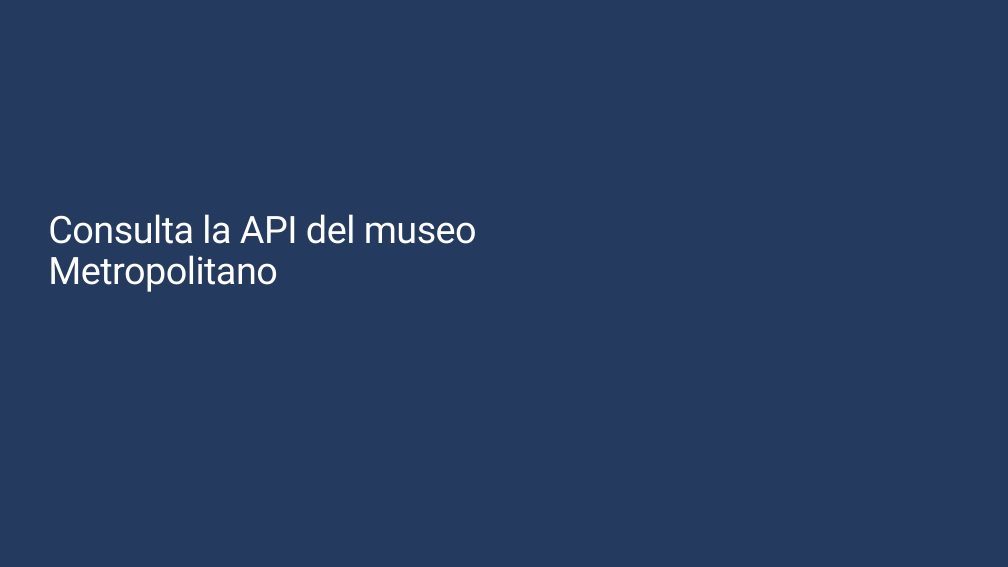
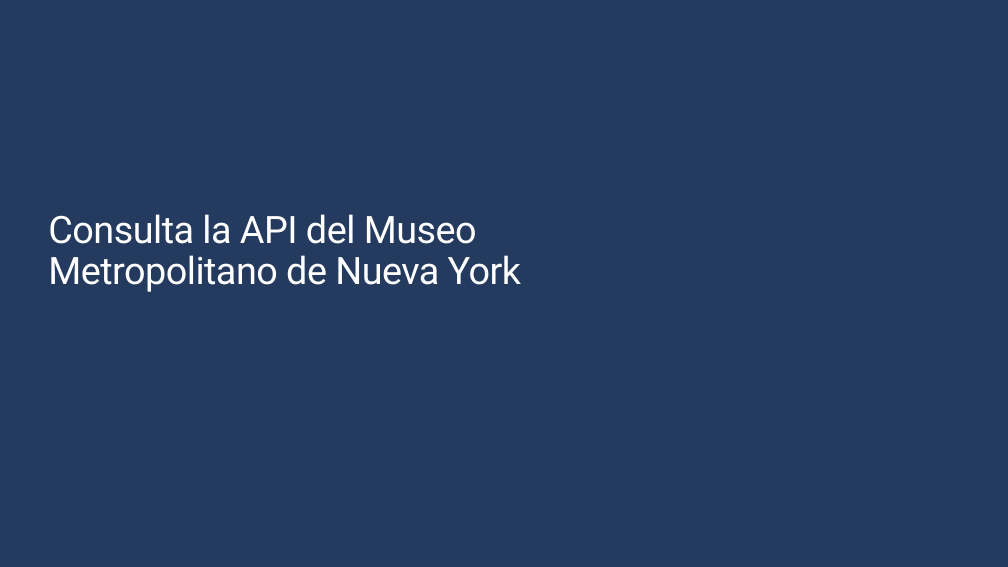
Before and after one commit to microsoft/workshop-library, a slide deck: slide 10 of short/explore-art-rest-api/translations/es/slides.es.pptx. Drawn at 1008x567 pixels with LibreOffice and Linux fonts; fonts in the diff are those of the drawing; background and template pictures are left out. Boxes give left, top, right and bottom in pixels: in the first picture for what was removed or moved away, otherwise in the second. Text is boxed around its words. In the diff, an @@ line names an element or a change of style, - is before the commit and + after.

```diff
--- a/short/explore-art-rest-api/translations/es/slides.es.pptx
+++ b/short/explore-art-rest-api/translations/es/slides.es.pptx
@@ title at bbox=[48, 214, 521, 292]: text changed @@
-Consulta la API del museo Metropolitano
+Consulta la API del Museo Metropolitano de Nueva York
```
Also in this commit, not shown: 14 other slides changed, 2 other files.
